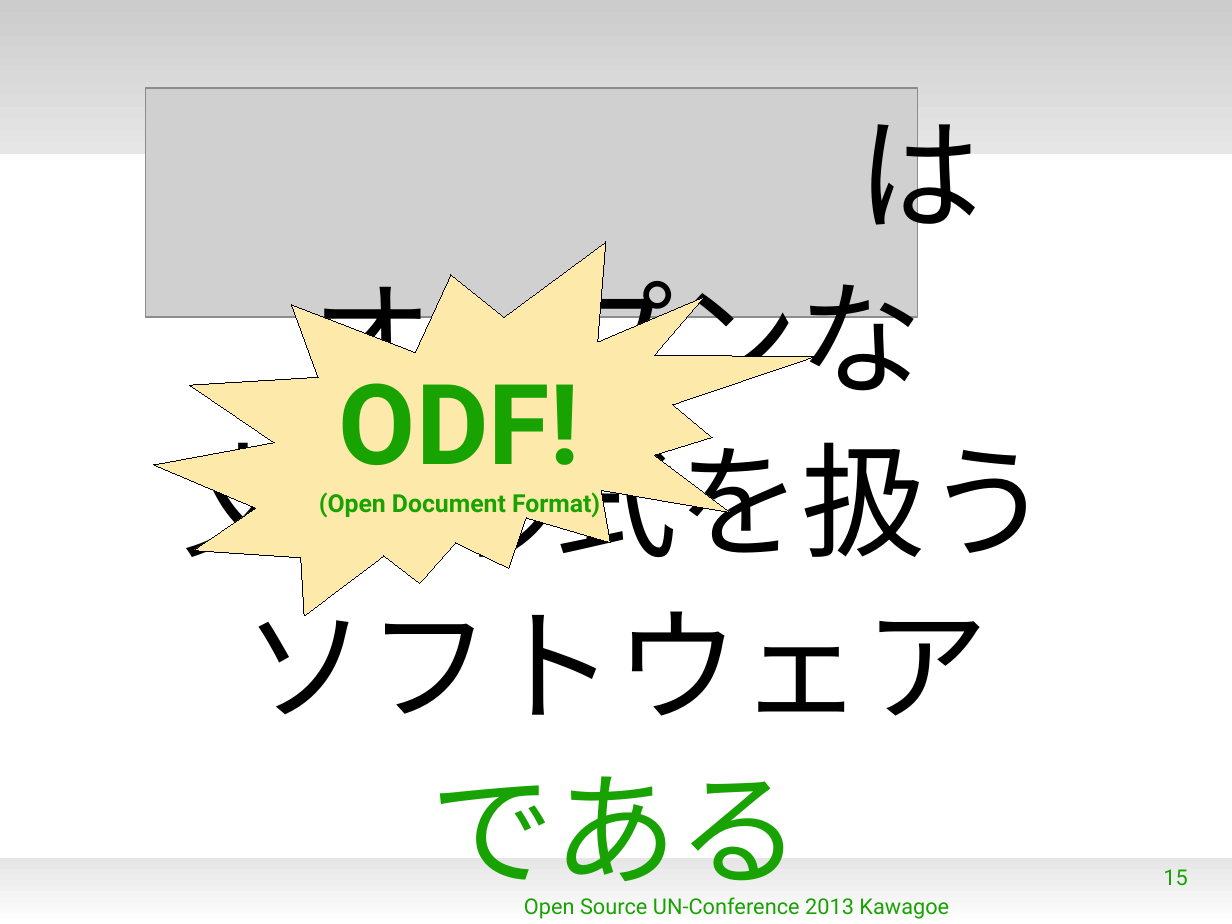
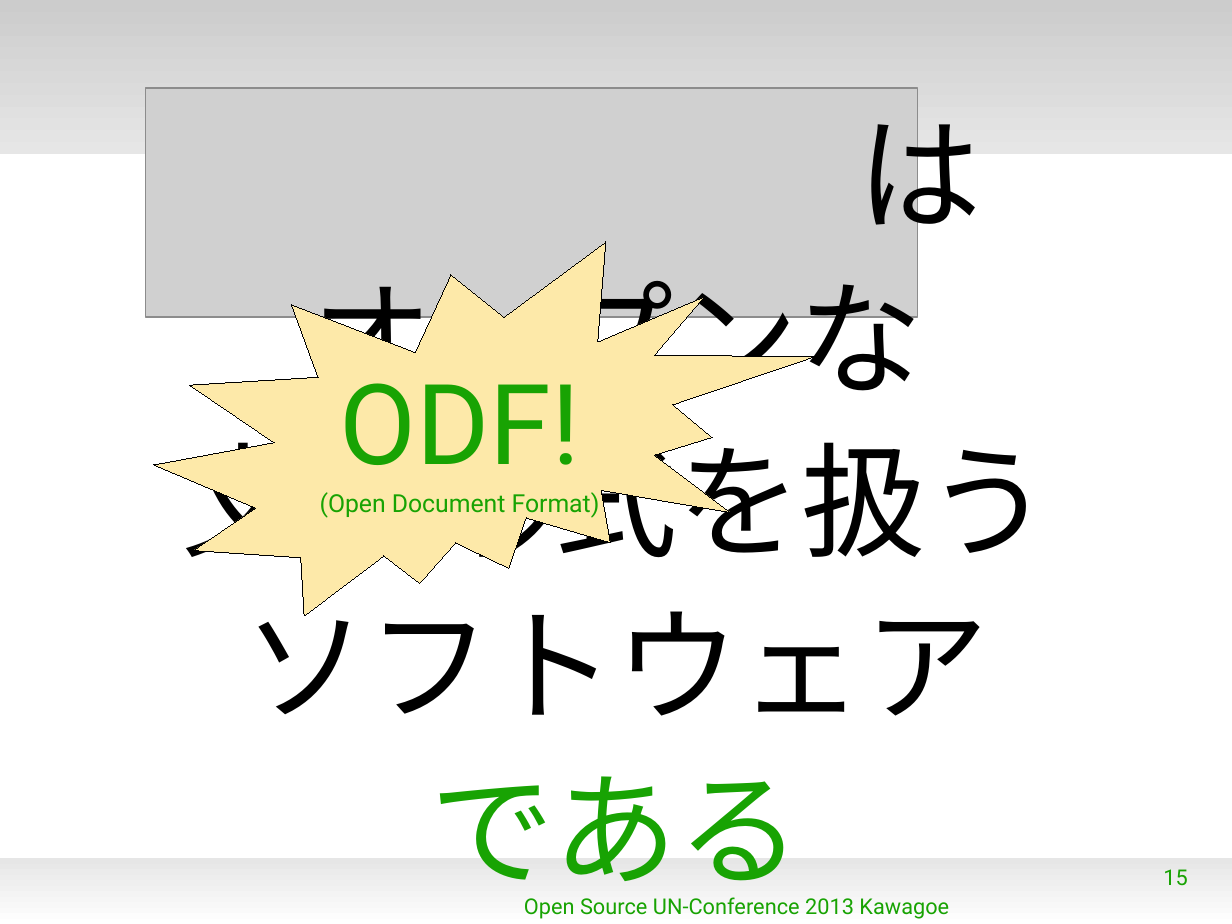
Before and after one commit to naruoga/KantoLibreOffice, a slide deck: slide 15 of others/OSUNC_Kawagoe20130817.odp. Drawn at 1232x924 pixels with LibreOffice and Linux fonts; fonts in the diff are those of the drawing; grey boxes stand for pictures; background and template pictures are left out. Boxes give left, top, right and bottom in pixels: in the first picture for what was removed or moved away, otherwise in the second. Text is boxed around its words. In the diff, an @@ line names an element or a change of style, - is before the commit and + after.

```diff
--- a/others/OSUNC_Kawagoe20130817.odp
+++ b/others/OSUNC_Kawagoe20130817.odp
@@ irregular seal "ODF!" at (154,243,815,617): bold off @@
```
Also in this commit, not shown: 1 other slide changed, 2 other files.
